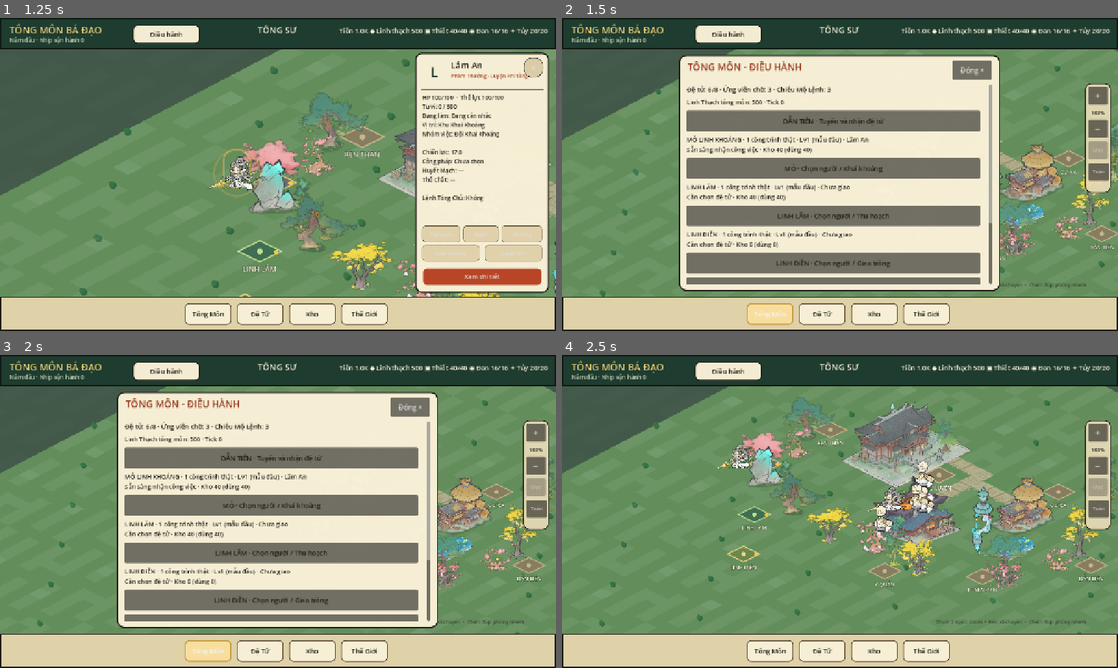
Above: before the commit, frames 1-4 (two rows, left to right).
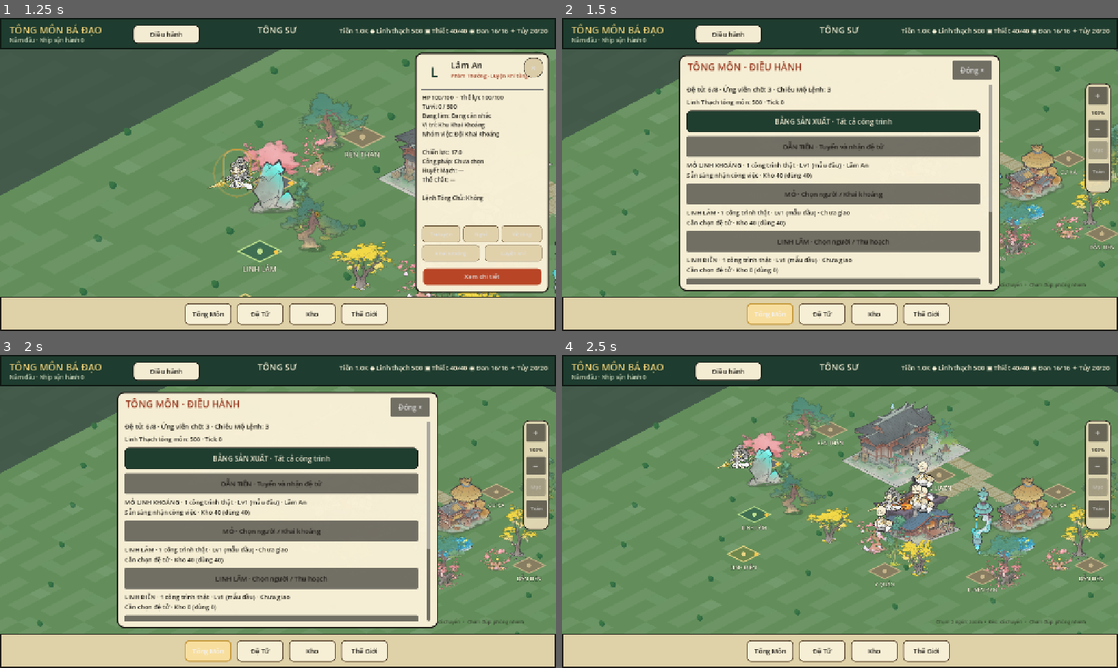
Above: after the commit, the same moments.

Repository: vuanhtuan161094-byte/TongMonBaDao
Game: Godot game, scene res://scenes/p3/p3_2_landscape_sect.tscn
Two runs of this game, one before a commit and one after it. Both use one fixed random seed, a clock stepped at 60 frames per second and the inputs below.
Inputs (mouse positions are in pixels of both pictures, inside the frame that each line leads up to):
- Up to frame 1 (1.25 s): click (177, 115) at 0.52 s
- Up to frame 2 (1.5 s): click "Tông Môn" at 1.25 s
- Up to frame 3 (2 s): no input
- Up to frame 4 (2.5 s): click "Đóng ×" at 2 s

Frame 1 is identical in both runs. In frame 2, 25% of the frame differs, in the area x 22-78%, y 29-84%; in frame 3, 25%; in frame 4, nothing differs.

Commit message:
feat(G1.7): paged sect-wide live production board with exact building-instance navigation [skip ci]

Diff:
--- a/godot/src/presentation/p3_2_landscape_sect.gd
+++ b/godot/src/presentation/p3_2_landscape_sect.gd
@@ -66,6 +66,11 @@
 # UI selection only; actual building ID/worker/production live in SimulationState.
 var selected_production_instance_id: StringName = &""
 var sect_layout_preview_open := false
+# Presentation-only listing state; all actual producers stay in SimulationState.
+var sect_production_board_open := false
+var sect_production_board_filter: StringName = &""
+var sect_production_board_page := 0
+const SECT_PRODUCTION_PAGE_SIZE := 8
 var workforce_picker_panel: Panel
 var workforce_picker_results: VBoxContainer
 var workforce_picker_search: LineEdit
@@ -1739,6 +1744,7 @@
 
 func _hide_sect_hub() -> void:
     sect_layout_preview_open = false
+    sect_production_board_open = false
     if sect_hub_panel != null and is_instance_valid(sect_hub_panel):
         sect_hub_panel.visible = false
 
@@ -1797,11 +1803,257 @@
         label_text,instance_count,building.level,worker_name,activity,_warehouse_pair(actual_resource_id,true)
     ]
 
+# G1.7: one read-only, paged view of EVERY canonical producer instance.
+# No shadow map, local clock, construction/assignment command or save writes.
+func _sect_production_instances(filter_type: StringName = &"") -> Array[BuildingState]:
+    var result: Array[BuildingState] = []
+    for building_type in [
+        BuildingSystem.TYPE_MINE,
+        BuildingSystem.TYPE_LINH_FOREST,
+        BuildingSystem.TYPE_SPIRIT_FIELD
+    ]:
+        if filter_type != &"" and filter_type != building_type:
+            continue
+        result.append_array(ResourceBuildingExpansionPolicyV2.existing_instances(state,building_type))
+    return result
+
+func _sect_production_type_name(building_type: StringName) -> String:
+    match building_type:
+        BuildingSystem.TYPE_MINE:
+            return "Mỏ"
+        BuildingSystem.TYPE_LINH_FOREST:
+            return "Linh Lâm"
+        BuildingSystem.TYPE_SPIRIT_FIELD:
+            return "Linh Điền"
+    return "Công trình"
+
+func _sect_production_destination(building_type: StringName) -> StringName:
+    match building_type:
+        BuildingSystem.TYPE_MINE:
+            return SectMapPresentation.DEST_MINE
+        BuildingSystem.TYPE_LINH_FOREST:
+            return SectMapPresentation.DEST_LINH_FOREST
+        BuildingSystem.TYPE_SPIRIT_FIELD:
+            return SectMapPresentation.DEST_SPIRIT_FIELD
+    return &""
+
+func _sect_production_status(building: BuildingState) -> String:
+    if building == null:
+        return "Công trình không tồn tại."
+    var buildings := BuildingSystem.new()
+    var assigned := buildings.assigned_worker_ids(state,building)
+    if assigned.size() > 1:
+        return "Lỗi phân công: %d người cùng công trình" % assigned.size()
+    var owner := "Chưa có đệ tử"
+    if assigned.size() == 1:
+        owner = (
+            (state.disciples[assigned[0]] as DiscipleState).display_name
+            if state.disciples.has(assigned[0]) else str(assigned[0])
+        )
+    var activity := "Chưa có mẻ"
+    if building.building_type in [BuildingSystem.TYPE_MINE,BuildingSystem.TYPE_LINH_FOREST]:
+        var jobs := buildings.resource_timer_jobs(building)
+        if not jobs.is_empty() and jobs[0] is Dictionary:
+            var job: Dictionary = jobs[0]
+            activity = "Đang làm %s ×%d · còn %d phút" % [
+                ResourceRegistry.new().display_name(StringName(job.get("resource_id",""))),
+                maxi(0,int(job.get("output_quantity",0))),
+                maxi(0,int(job.get("finish_tick",state.tick))-state.tick)
+            ]
+        elif not assigned.is_empty() and state.disciples.has(assigned[0]):
+            activity = _workforce_worker_status(building,assigned[0])
+        else:
+            var plan := buildings.selected_resource_production_plan(building)
+            activity = "Kế hoạch %s ×%d/mẻ" % [
+                ResourceRegistry.new().display_name(production_plan_registry.output_resource_id(plan)),
+                production_plan_registry.scaled_yield(plan,building.level)
+            ]
+    elif building.building_type == BuildingSystem.TYPE_SPIRIT_FIELD:
+        var plots := buildings.spirit_field_plots(state,building)
+        var growing := 0
+        var next_remaining := -1
+        var crop_label := ""
+        for raw_plot in plots:
+            if not (raw_plot is Dictionary):
+                continue
+            var plot: Dictionary = raw_plot
+            if StringName(plot.get("status","")) != BuildingSystem.PLOT_GROWING:
+                continue
+            growing += 1
+            var remaining := maxi(0,int(plot.get("finish_tick",state.tick))-state.tick)
+            if next_remaining < 0 or remaining < next_remaining:
+                next_remaining = remaining
+                crop_label = "%s ×%d thường" % [
+                    spirit_crop_registry.display_name(StringName(plot.get("crop_id",""))),
+                    maxi(0,int(plot.get("routine_yield",0)))
+                ]
+        activity = "%d/%d ô đang trồng" % [growing,plots.size()]
+        if growing > 0:
+            activity += " · gần nhất %d phút · %s" % [next_remaining,crop_label]
+    return "Phụ trách: %s\n%s" % [owner,activity]
+
+func _open_sect_production_instance(building_id: StringName) -> void:
+    if not state.buildings.has(str(building_id)):
+        _refresh_sect_production_board()
+        return
+    var building: BuildingState = state.buildings[str(building_id)]
+    var destination := _sect_production_destination(building.building_type)
+    if destination == &"":
+        return
+    # Canonical exact-ID route: never let the panel silently fall back to
+    # primary_building() when the user tapped a secondary Mine/Forest/Field.
+    _open_building(destination)
+    selected_production_instance_id = building.id
+    _set_focus_target(
+        SectIsometricWorldV1.virtual_legacy_point(destination,building.id),
+        &"building",destination,_building_name(destination),false
+    )
+    _refresh_building_operation_content()
+
+func _show_sect_production_board() -> void:
+    sect_production_board_filter = &""
+    sect_production_board_page = 0
+    sect_layout_preview_open = false
+    sect_production_board_open = true
+    _refresh_sect_production_board()
+
+func _sect_production_filter_changed(building_type: StringName) -> void:
+    if building_type != &"" and not ResourceBuildingExpansionPolicyV2.RAW_TYPES.has(building_type):
+        return
+    sect_production_board_filter = building_type
+    sect_production_board_page = 0
+    _refresh_sect_production_board()
+
+func _sect_production_page_changed(direction: int) -> void:
+    var total := _sect_production_instances(sect_production_board_filter).size()
+    var max_page := maxi(0,int(ceili(float(total)/float(SECT_PRODUCTION_PAGE_SIZE)))-1)
+    sect_production_board_page = clampi(sect_production_board_page+direction,0,max_page)
+    _refresh_sect_production_board()
+
+func _refresh_sect_production_board() -> void:
+    if not sect_production_board_open or sect_hub_content == null or not is_instance_valid(sect_hub_content):
+        return
+    var scroll := sect_hub_panel.find_child("SectHubScroll",false,false) as ScrollContainer
+    var scroll_before := scroll.scroll_vertical if scroll != null else 0
+    for child in sect_hub_content.get_children():
+        sect_hub_content.remove_child(child)
+        child.queue_free()
+    var mine_count := _sect_production_instances(BuildingSystem.TYPE_MINE).size()
+    var forest_count := _sect_production_instances(BuildingSystem.TYPE_LINH_FOREST).size()
+    var field_count := _sect_production_instances(BuildingSystem.TYPE_SPIRIT_FIELD).size()
+    _sect_hub_label("SẢN XUẤT TÔNG MÔN · DỮ LIỆU THẬT",19)
+    _sect_hub_label("Mỏ %d · Linh Lâm %d · Linh Điền %d · Tick %d" % [
+        mine_count,forest_count,field_count,state.tick
+    ],13)
+
+    var tabs := HBoxContainer.new()
+    tabs.name = "SectProductionFilters"
+    tabs.custom_minimum_size = Vector2(662,48)
+    tabs.add_theme_constant_override("separation",5)
+    sect_hub_content.add_child(tabs)
+    for entry in [
+        {"type":&"","name":"Tất cả"},
+        {"type":BuildingSystem.TYPE_MINE,"name":"Mỏ"},
+        {"type":BuildingSystem.TYPE_LINH_FOREST,"name":"Linh Lâm"},
+        {"type":BuildingSystem.TYPE_SPIRIT_FIELD,"name":"Linh Điền"}
+    ]:
+        var type_id: StringName = StringName(entry["type"])
+        var filter_button := Button.new()
+        filter_button.name = "SectProductionFilter_%s" % (
+            "all" if type_id == &"" else str(type_id)
+        )
+        filter_button.text = str(entry["name"])
+        filter_button.custom_minimum_size = Vector2(153,46)
+        filter_button.add_theme_font_size_override("font_size",13)
+        filter_button.add_theme_color_override("font_color",INK)
+        if type_id == sect_production_board_filter:
+            filter_button.add_theme_stylebox_override("normal",_style(Color(0.95,0.86,0.61),INK,2,8))
+        filter_button.pressed.connect(Callable(self,"_sect_production_filter_changed").bind(type_id))
+        tabs.add_child(filter_button)
+
+    var all_instances := _sect_production_instances(sect_production_board_filter)
+    var max_page := maxi(0,ceili(float(all_instances.size())/float(SECT_PRODUCTION_PAGE_SIZE))-1)
+    sect_production_board_page = clampi(sect_production_board_page,0,max_page)
+    var first := sect_production_board_page*SECT_PRODUCTION_PAGE_SIZE
+    var last := mini(first+SECT_PRODUCTION_PAGE_SIZE,all_instances.size())
+    if all_instances.is_empty():
+        _sect_hub_label("Chưa có công trình thuộc nhóm này. Không tự xây mới.",14)
+    for index in range(first,last):
+        var building: BuildingState = all_instances[index]
+        var card := PanelContainer.new()
+        card.name = "SectProductionCard_%s" % str(building.id)
+        card.add_theme_stylebox_override("panel",_style(Color(0.95,0.91,0.80),INK,1,9))
+        sect_hub_content.add_child(card)
+        var horizontal := HBoxContainer.new()
+        horizontal.custom_minimum_size = Vector2(645,88)
+        horizontal.add_theme_constant_override("separation",8)
+        card.add_child(horizontal)
+        var detail := Label.new()
+        detail.name = "SectProductionStatus_%s" % str(building.id)
+        detail.text = "%s · %s · Lv%d\n%s" % [
+            _sect_production_type_name(building.building_type),
+            str(building.id),building.level,_sect_production_status(building)
+        ]
+        detail.custom_minimum_size = Vector2(493,80)
+        detail.size_flags_horizontal = Control.SIZE_EXPAND_FILL
+        detail.autowrap_mode = TextServer.AUTOWRAP_WORD_SMART
+        detail.add_theme_font_size_override("font_size",13)
+        detail.add_theme_color_override("font_color",INK)
+        detail.mouse_filter = Control.MOUSE_FILTER_IGNORE
+        horizontal.add_child(detail)
+        var open_button := Button.new()
+        open_button.name = "SectProductionOpen_%s" % str(building.id)
+        open_button.text = "Mở"
+        open_button.custom_minimum_size = Vector2(119,48)
+        open_button.add_theme_font_size_override("font_size",15)
+        open_button.add_theme_color_override("font_color",PAPER_LIGHT)
+        open_button.add_theme_stylebox_override("normal",_style(JADE_DARK,INK,1,8))
+        open_button.pressed.connect(Callable(self,"_open_sect_production_instance").bind(building.id))
+        horizontal.add_child(open_button)
+
+    var paging := HBoxContainer.new()
+    paging.name = "SectProductionPaging"
+    paging.custom_minimum_size = Vector2(662,48)
+    paging.add_theme_constant_override("separation",13)
+    sect_hub_content.add_child(paging)
+    var prev := Button.new()
+    prev.name = "SectProductionPrevious"
+    prev.text = "← Trước"
+    prev.custom_minimum_size = Vector2(133,46)
+    prev.disabled = sect_production_board_page == 0
+    prev.pressed.connect(Callable(self,"_sect_production_page_changed").bind(-1))
+    paging.add_child(prev)
+    var page_label := Label.new()
+    page_label.name = "SectProductionPageInfo"
+    page_label.text = "Trang %d/%d · %d công trình" % [
+        sect_production_board_page+1,max_page+1,all_instances.size()
+    ]
+    page_label.custom_minimum_size = Vector2(258,44)
+    page_label.horizontal_alignment = HORIZONTAL_ALIGNMENT_CENTER
+    paging.add_child(page_label)
+    var next := Button.new()
+    next.name = "SectProductionNext"
+    next.text = "Sau →"
+    next.custom_minimum_size = Vector2(133,46)
+    next.disabled = sect_production_board_page >= max_page
+    next.pressed.connect(Callable(self,"_sect_production_page_changed").bind(1))
+    paging.add_child(next)
+
+    var back := Button.new()
+    back.name = "SectProductionBackToHub"
+    back.text = "← Quay lại Điều hành"
+    back.custom_minimum_size = Vector2(662,48)
+    back.pressed.connect(_refresh_sect_hub)
+    sect_hub_content.add_child(back)
+    if scroll != null:
+        scroll.set_deferred("scroll_vertical",scroll_before)
+
 # Read-only cap and land geometry authority; do NOT enable construction
 # without one persistent SectLayoutState, real Hall and approved tariffs.
 func _show_sect_layout_preview() -> void:
     if not runtime_ready or sect_hub_content == null or not is_instance_valid(sect_hub_content):
         return
+    sect_production_board_open = false
     sect_layout_preview_open = true
     for child in sect_hub_content.get_children():
         sect_hub_content.remove_child(child)
@@ -1845,6 +2097,7 @@
 
 func _refresh_sect_hub() -> void:
     sect_layout_preview_open = false
+    sect_production_board_open = false
     if sect_hub_content == null or not is_instance_valid(sect_hub_content):
         return
     var scroll := sect_hub_panel.find_child("SectHubScroll",false,false) as ScrollContainer
@@ -1859,6 +2112,15 @@
     _sect_hub_label("Linh Thạch tông môn: %d · Tick %d" % [
         state.sect.spirit_stones,state.tick
     ])
+    var dashboard := Button.new()
+    dashboard.name = "SectHubOpenProductionBoard"
+    dashboard.text = "BẢNG SẢN XUẤT · Tất cả công trình"
+    dashboard.custom_minimum_size = Vector2(675,50)
+    dashboard.add_theme_font_size_override("font_size",16)
+    dashboard.add_theme_color_override("font_color",PAPER_LIGHT)
+    dashboard.add_theme_stylebox_override("normal",_style(JADE_DARK,INK,1,9))
+    dashboard.pressed.connect(_show_sect_production_board)
+    sect_hub_content.add_child(dashboard)
     _sect_hub_route("DẪN TIÊN · Tuyển và nhận đệ tử",SectMapPresentation.DEST_GUIDANCE)
     _sect_hub_label(_sect_hub_production_line("MỎ LINH KHOÁNG",BuildingSystem.TYPE_MINE,&"thanh_thiet"))
     _sect_hub_route("MỎ · Chọn người / Khai khoáng",SectMapPresentation.DEST_MINE)
@@ -3620,8 +3882,11 @@
         _refresh_building_operation_content()
     if sect_hub_panel != null and is_instance_valid(sect_hub_panel) and sect_hub_panel.visible:
         # Planning geometry is immutable and has no runtime job output to poll.
-        # Do not rebuild its scroll view each tick while the player reads it.
-        if not sect_layout_preview_open:
+        # A production board is dynamic: real scheduler ticks change ETA and
+        # work status; refresh only the current bounded/paged board.
+        if sect_production_board_open:
+            _refresh_sect_production_board()
+        elif not sect_layout_preview_open:
             _refresh_sect_hub()
 
 func _process(_delta: float) -> void:
